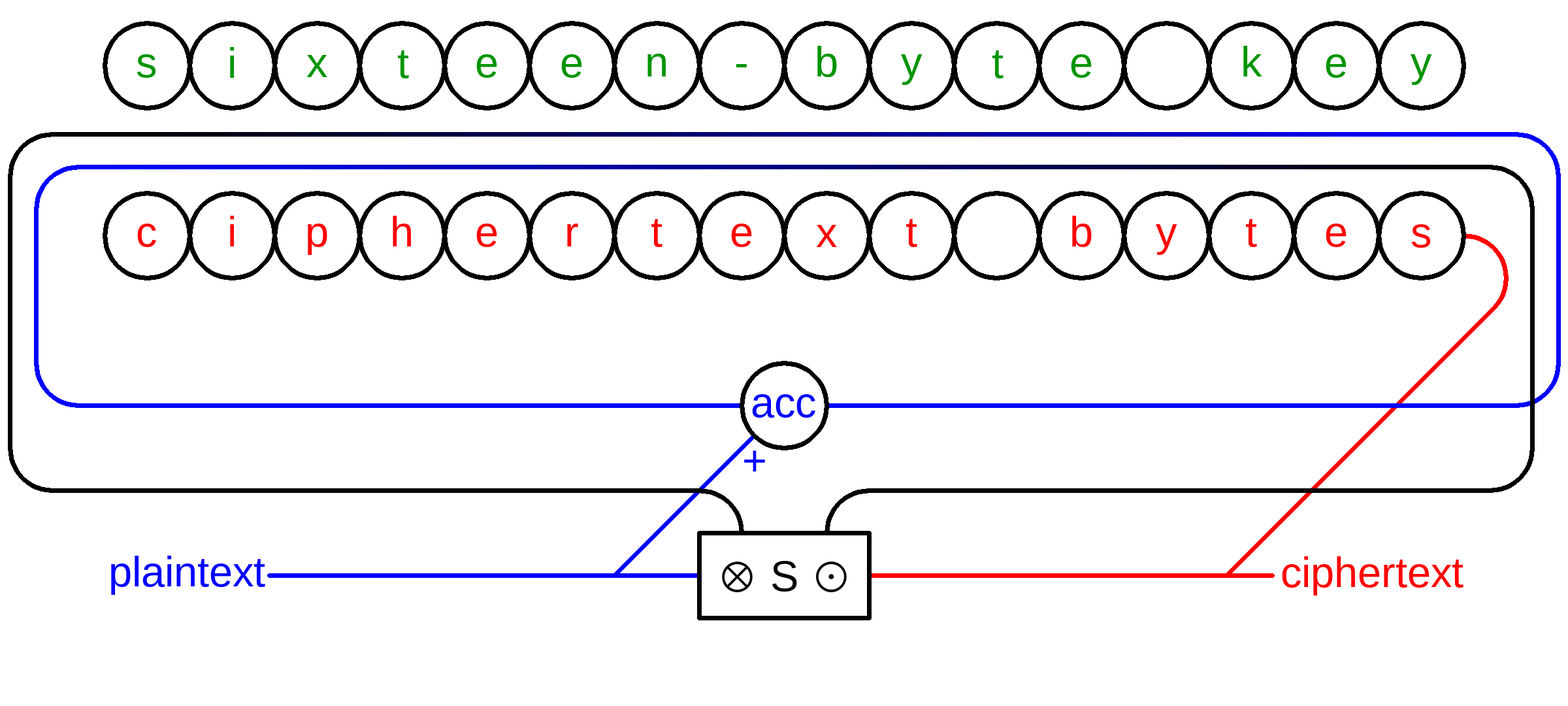
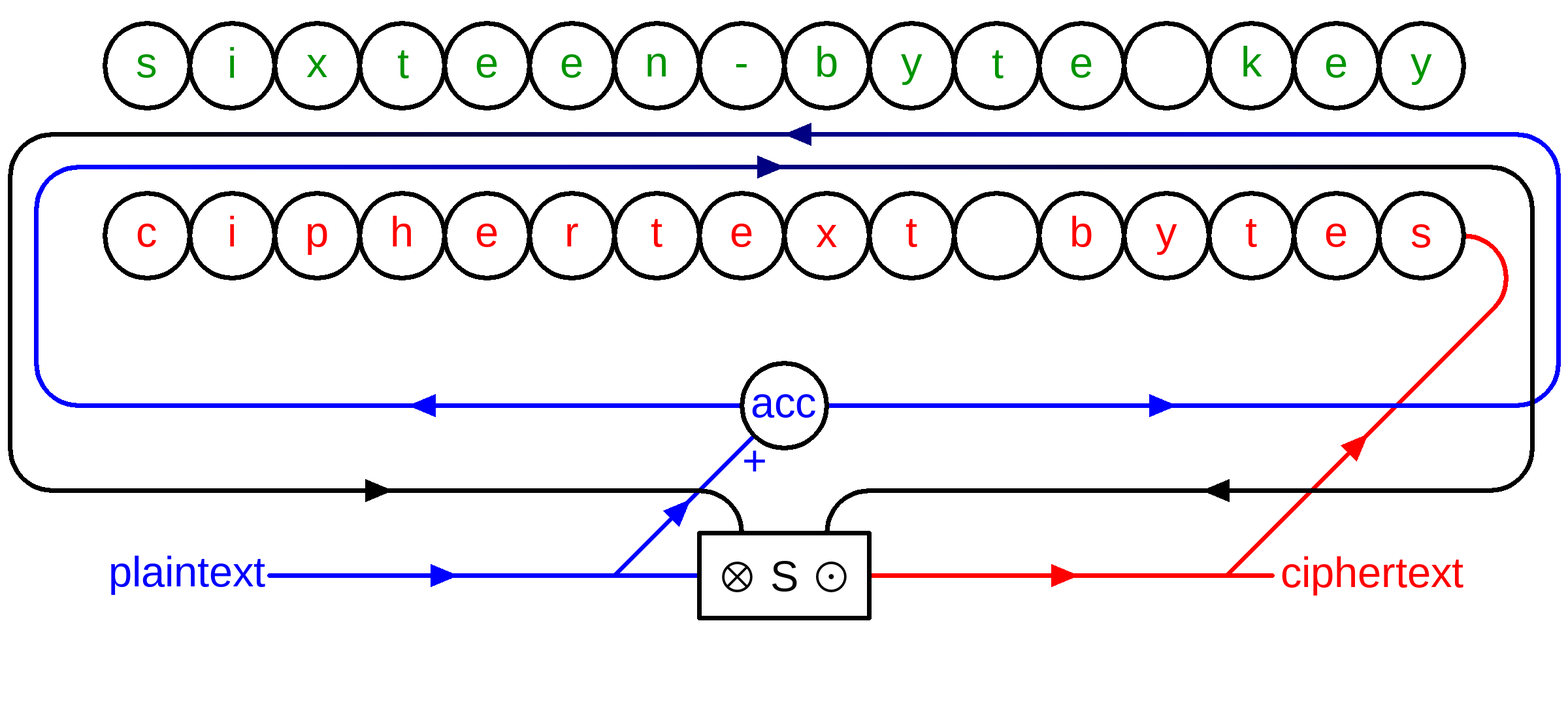
Two versions of the same layered image (1568px x 706px). Layer-by-layer changes:
painted on "Drawing" over box(113, 31, 1456, 587)
renamed "Background" to "Guidepoints", painted on it over box(113, 31, 1456, 587)
